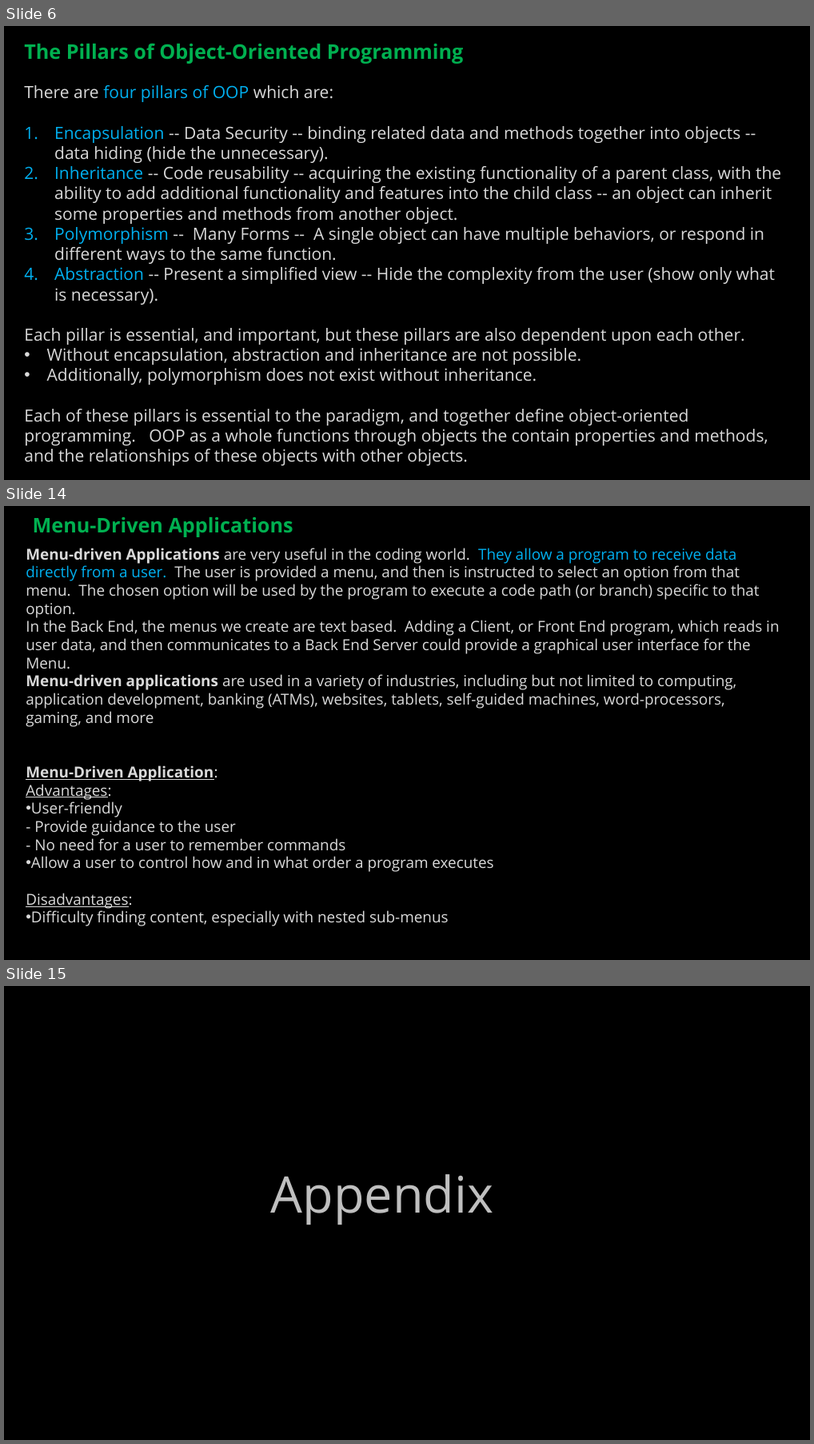
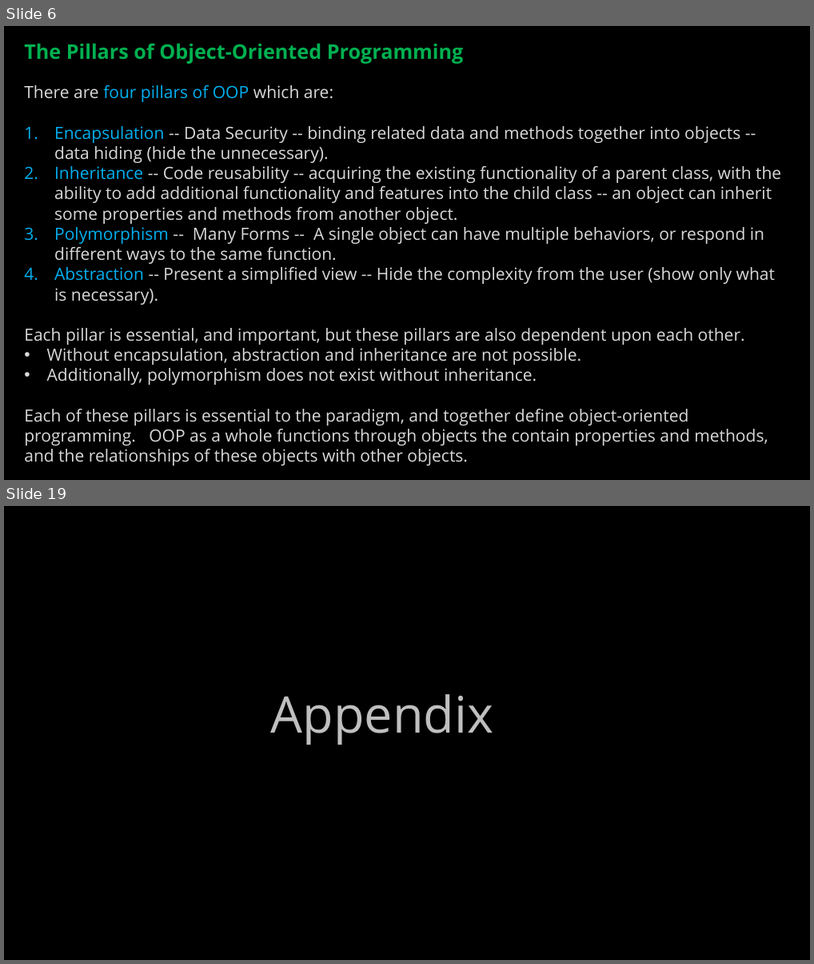
Before and after one commit to ckiefriter1/PT-BESD, a slide deck: Week5/BESD Week 5.pptx. Shown one above the other, each under a label of ours: slides 6, 14 and 15 before the commit, slides 6 and 19 after it; the slides between them are not shown. The pictures are 814x1444 and 814x964 pixels, drawn with LibreOffice and Linux fonts; fonts in the diff are those of the drawing. Boxes give left, top, right and bottom in pixels: in the first picture for what was removed or moved away, otherwise in the second. Text is boxed around its words. In the diff, an @@ line names an element or a change of style, - is before the commit and + after.

```diff
--- a/Week5/BESD Week 5.pptx
+++ b/Week5/BESD Week 5.pptx
@@ slide 14 removed at [4, 506, 810, 960], background #000000 @@
@@ text removed at [33, 517, 294, 537] @@
-Menu-Driven Applications
@@ text removed at [26, 548, 779, 926] @@
-Menu-driven Applications are very useful in the coding world. They allow a program to receive data directly from a user. The user is provided a menu, and then is instructed to select an option from that menu. The chosen option will be used by the program to execute a code path (or branch) specific to that option.
-In the Back End, the menus we create are text based. Adding a Client, or Front End program, which reads in user data, and then communicates to a Back End Server could provide a graphical user interface for the Menu.
-Menu-driven applications are used in a variety of industries, including but not limited to computing, application development, banking (ATMs), websites, tablets, self-guided machines, word-processors, gaming, and more
-Menu-Driven Application:
-Advantages:
-• User-friendly
-- Provide guidance to the user
-- No need for a user to remember commands
-• Allow a user to control how and in what order a program executes
-Disadvantages:
-• Difficulty finding content, especially with nested sub-menus
@@ what was slide 15 is now slide 19 @@
```
Also in this commit, not shown: 1 slide changed, 11 slides added, 6 other slides removed.
